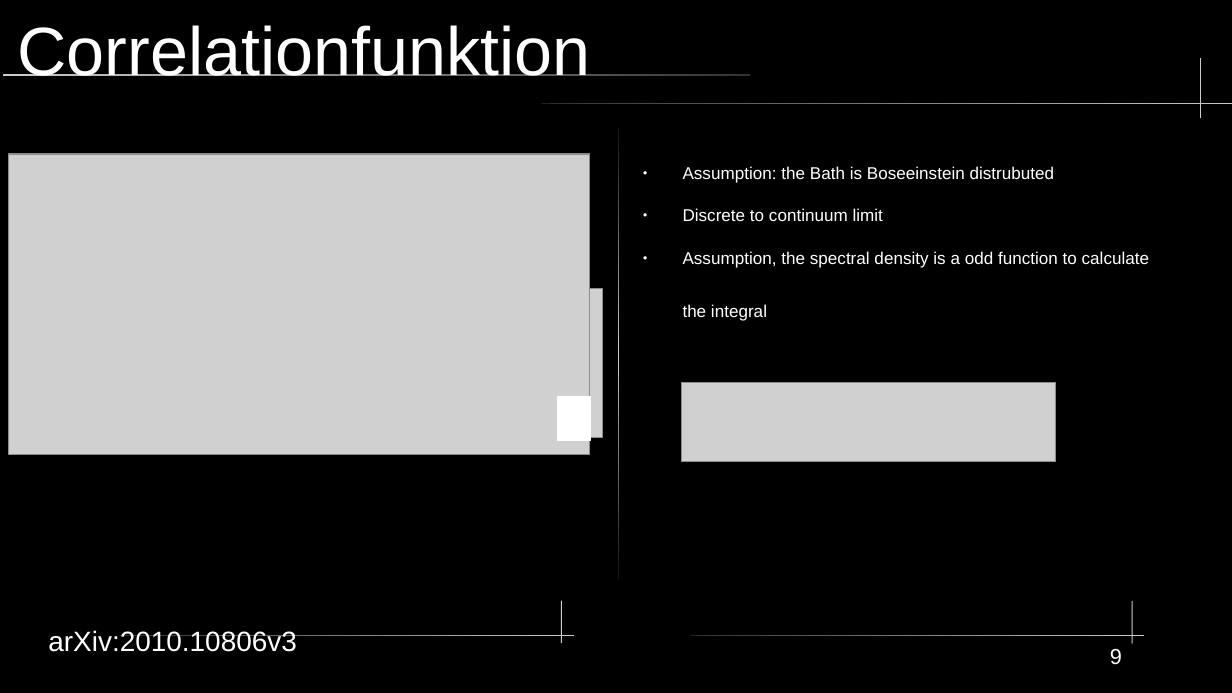
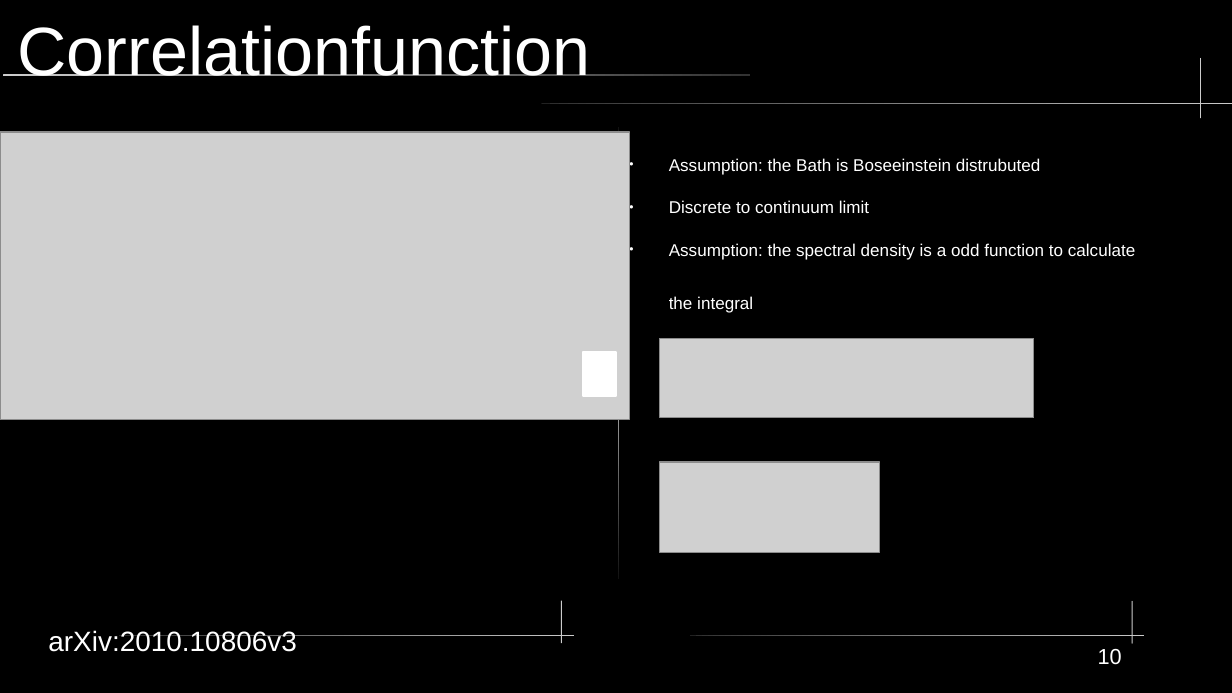
Before and after one commit to SanderStammbach/Sanders-Studium, a slide deck: slide 10 of vortrag1-heom/Powerpoint.odp (slide 9 before the commit). Drawn at 1232x693 pixels with LibreOffice and Linux fonts; fonts in the diff are those of the drawing; grey boxes stand for pictures. Boxes give left, top, right and bottom in pixels: in the first picture for what was removed or moved away, otherwise in the second. Text is boxed around its words. In the diff, an @@ line names an element or a change of style, - is before the commit and + after.

```diff
--- a/vortrag1-heom/Powerpoint.odp
+++ b/vortrag1-heom/Powerpoint.odp
@@ title at (18, 25, 591, 76): text changed @@
-Correlationfunktion
+Correlationfunction
@@ picture: place and size @@
-picture at (9, 154, 590, 455)
+picture at (0, 132, 629, 419)
@@ text "Assumption: the Bath is Boseeinstein ...": place and size @@
-text "Assumption: the Bath is Boseeinstein ..." at (683, 166, 1149, 321)
+text "Assumption: the Bath is Boseeinstein ..." at (669, 158, 1135, 313)
@@ text at (669, 243, 1135, 313): text changed @@
-● Assumption, the spectral density is a odd function to calculate the integral
+● Assumption: the spectral density is a odd function to calculate the integral
@@ rectangle: place and size @@
-rectangle at (558, 397, 591, 440)
+rectangle at (584, 352, 617, 396)
@@ picture: place and size @@
-picture at (682, 382, 1056, 462)
+picture at (661, 339, 1035, 418)
@@ picture: place and size @@
-picture at (61, 288, 603, 437)
+picture at (661, 462, 881, 552)
@@ page number at (1098, 649, 1122, 665): text changed @@
-9
+10
```
Also in this commit, not shown: 8 other slides changed, 11 slides added, 2 slides removed, 1 other file.
